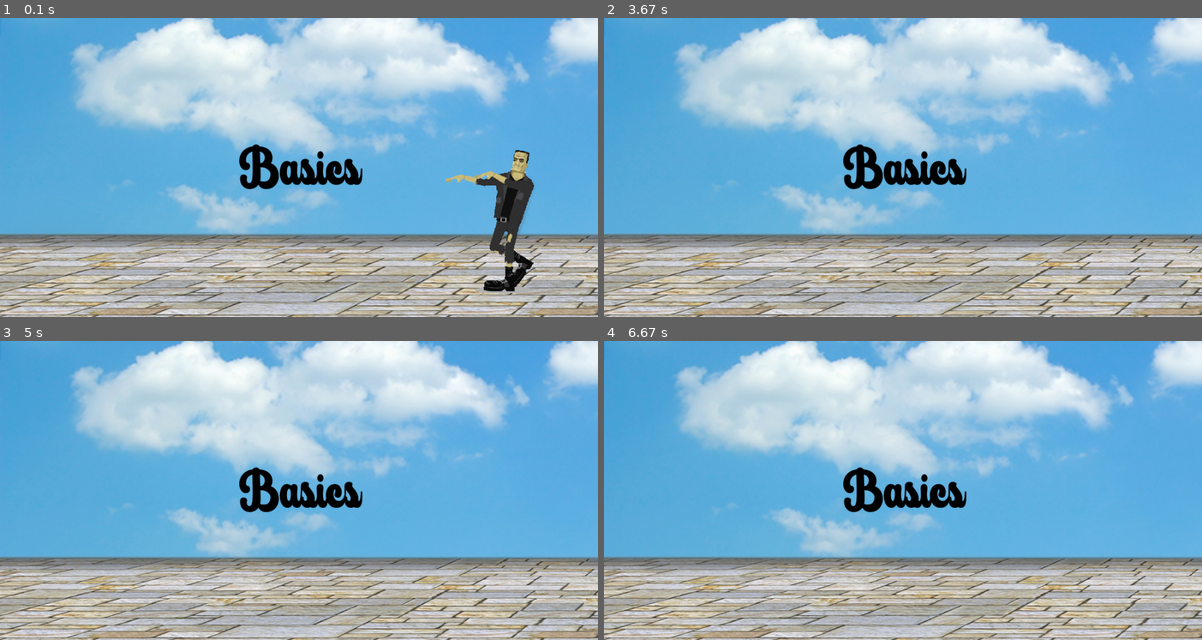
Above: before the commit, frames 1-4 (two rows, left to right).
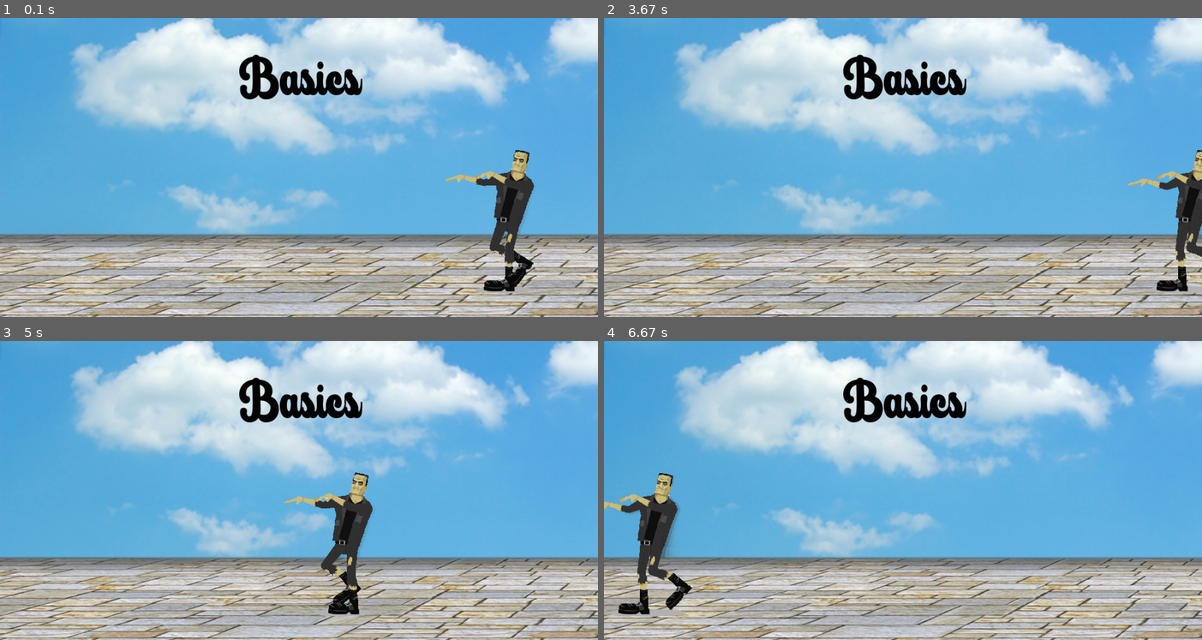
Above: after the commit, the same moments.

Repository: kevinotah/learning-pygame
Game: pygame game, started from basics.py
The game is run twice, just before and just after one commit, with the same random seed, the same clock (stepped at 60 frames per second) and the same inputs.
Inputs:
- Up to frame 1 (0.1 s): no input
- Up to frame 2 (3.67 s): no input
- Up to frame 3 (5 s): no input
- Up to frame 4 (6.67 s): no input

The runs differ from the first frame. In frame 1, 3.1% of the frame differs, in the area x 40-61%, y 12-58%; in frame 2, 4.8%; in frame 3, 5.0%; in frame 4, 5.6%, in the area x 0-61%, y 12-93%.

Commit message:
Added monster walking loop

Diff:
--- a/basics.py
+++ b/basics.py
@@ -16,7 +16,7 @@
 sky_surface = pygame.image.load('sky.png')
 ground_surface = pygame.image.load('pavement.png')
 text_surface = font.render("Basics", True, 'black')
-rect = text_surface.get_rect(center = (500, 250))
+rect = text_surface.get_rect(center = (500, 100))
 
 folder = "monster"
 monster_frames = []
@@ -28,9 +28,12 @@
 running = True
 i = 0
 x = 700
+y = 200
 while running:
     if i >= len(monster_frames) - 1:
         i = 0
+    if x <= -200:
+        x = 1000
 
     clock.tick(60)
 
--- a/tempCodeRunnerFile.py
+++ b/tempCodeRunnerFile.py
@@ -1,8 +1,3 @@
-import os, pygame
-folder = "monster"
-monster_frames = []
-for file in sorted(os.listdir(folder)):
-    monster_frames.append(pygame.image.load(f"{folder}/{file}"))
-
-for img in monster_frames:
-    print(img)
+(monster_frames[i], (x, 200))
+    i += 1
+    x -= 5
